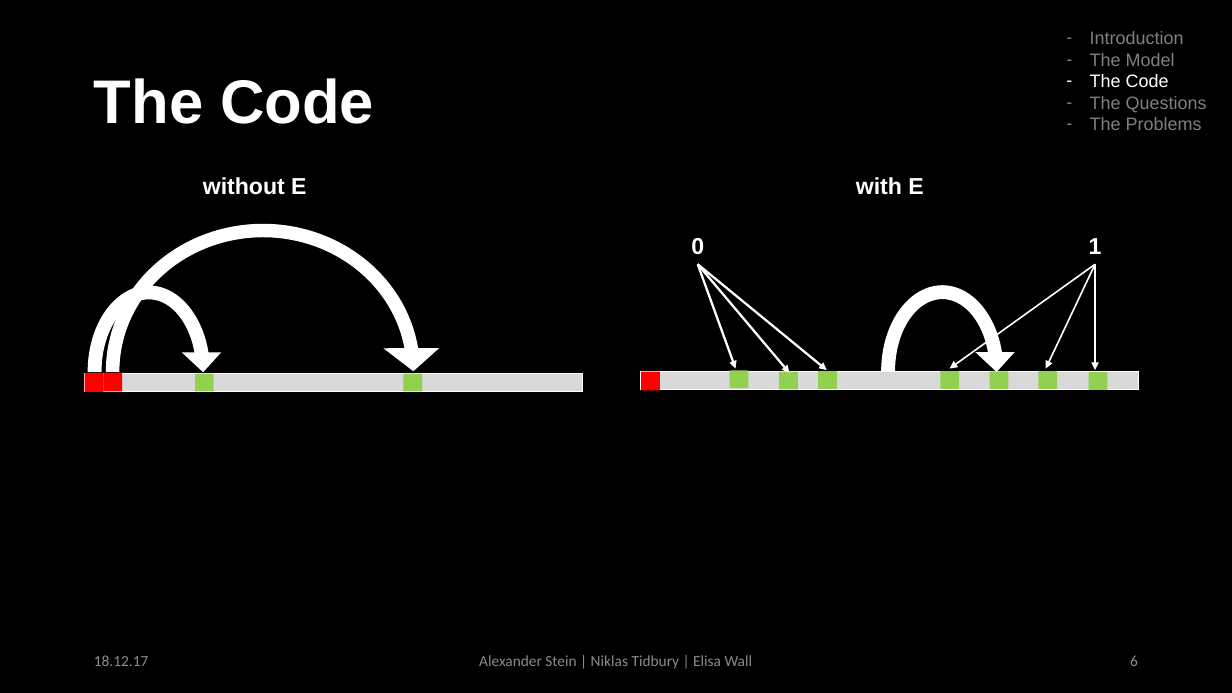
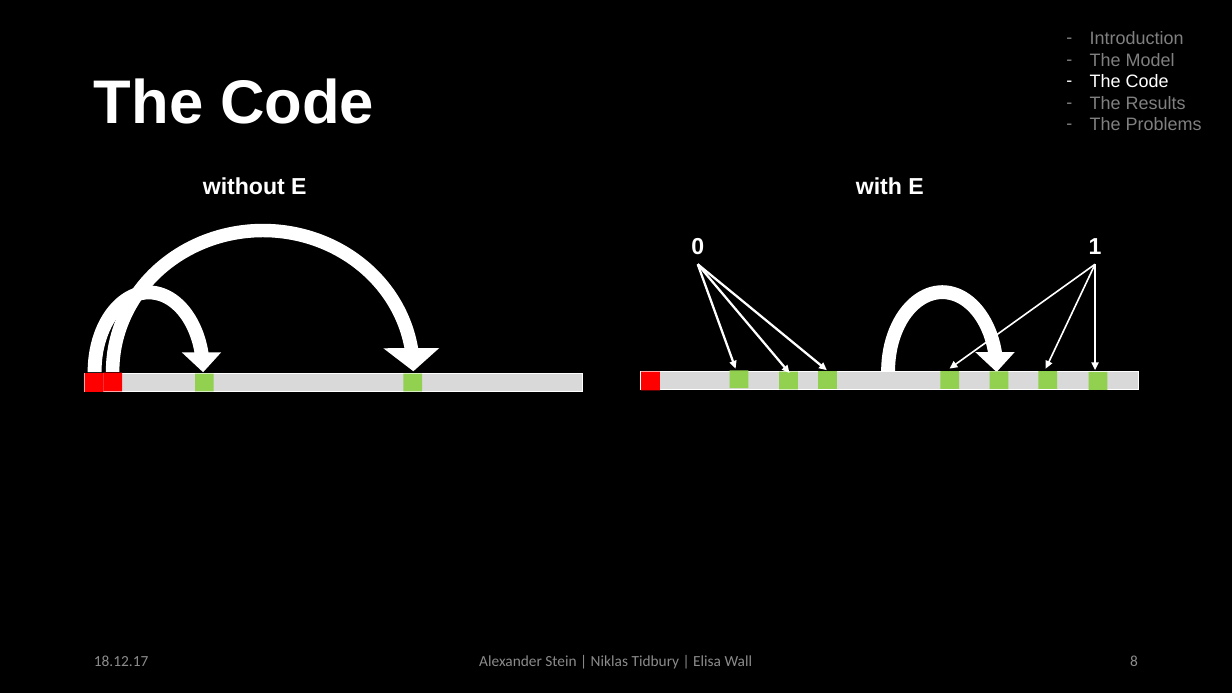
Before and after one commit to ntidbury/OpinionFormation_STW, a slide deck: slide 8 of presentation/The_Powerpoint.pptx (slide 6 before the commit). Drawn at 1232x693 pixels with LibreOffice and Linux fonts; fonts in the diff are those of the drawing. Boxes give left, top, right and bottom in pixels: in the first picture for what was removed or moved away, otherwise in the second. Text is boxed around its words. In the diff, an @@ line names an element or a change of style, - is before the commit and + after.

```diff
--- a/presentation/The_Powerpoint.pptx
+++ b/presentation/The_Powerpoint.pptx
@@ text at box(1090, 96, 1186, 109): text changed @@
-– The Questions
+– The Results
@@ page number at box(1130, 655, 1138, 666): text changed @@
-6
+8
```
Also in this commit, not shown: 5 other slides changed, 7 slides added.
